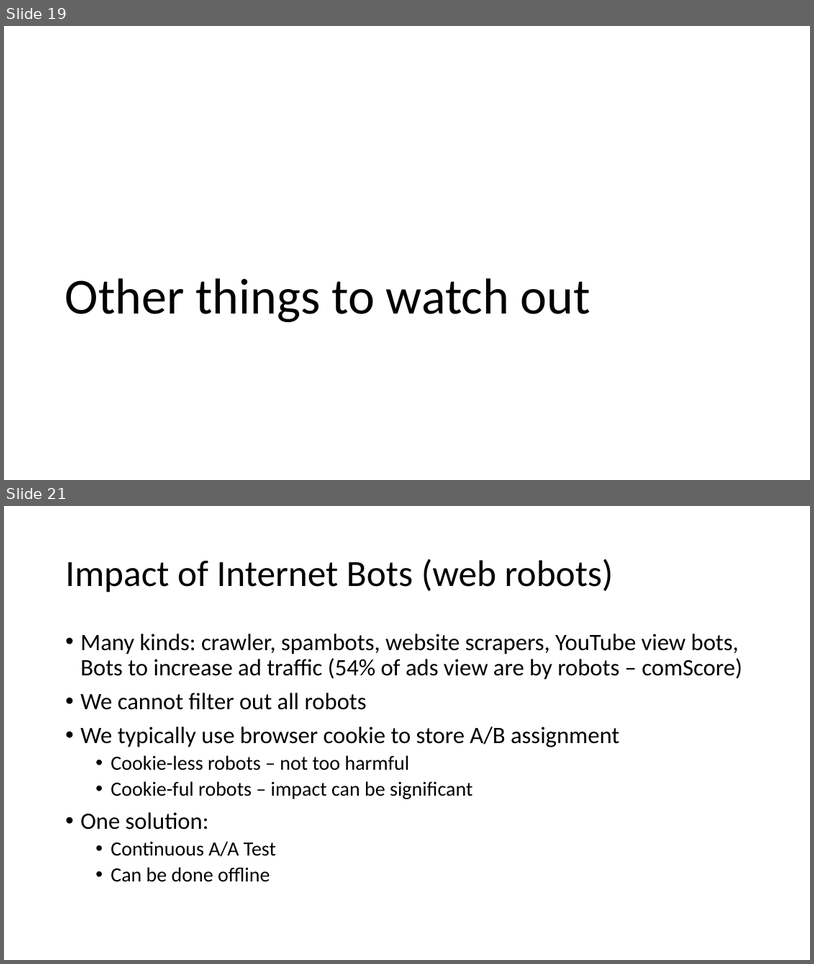
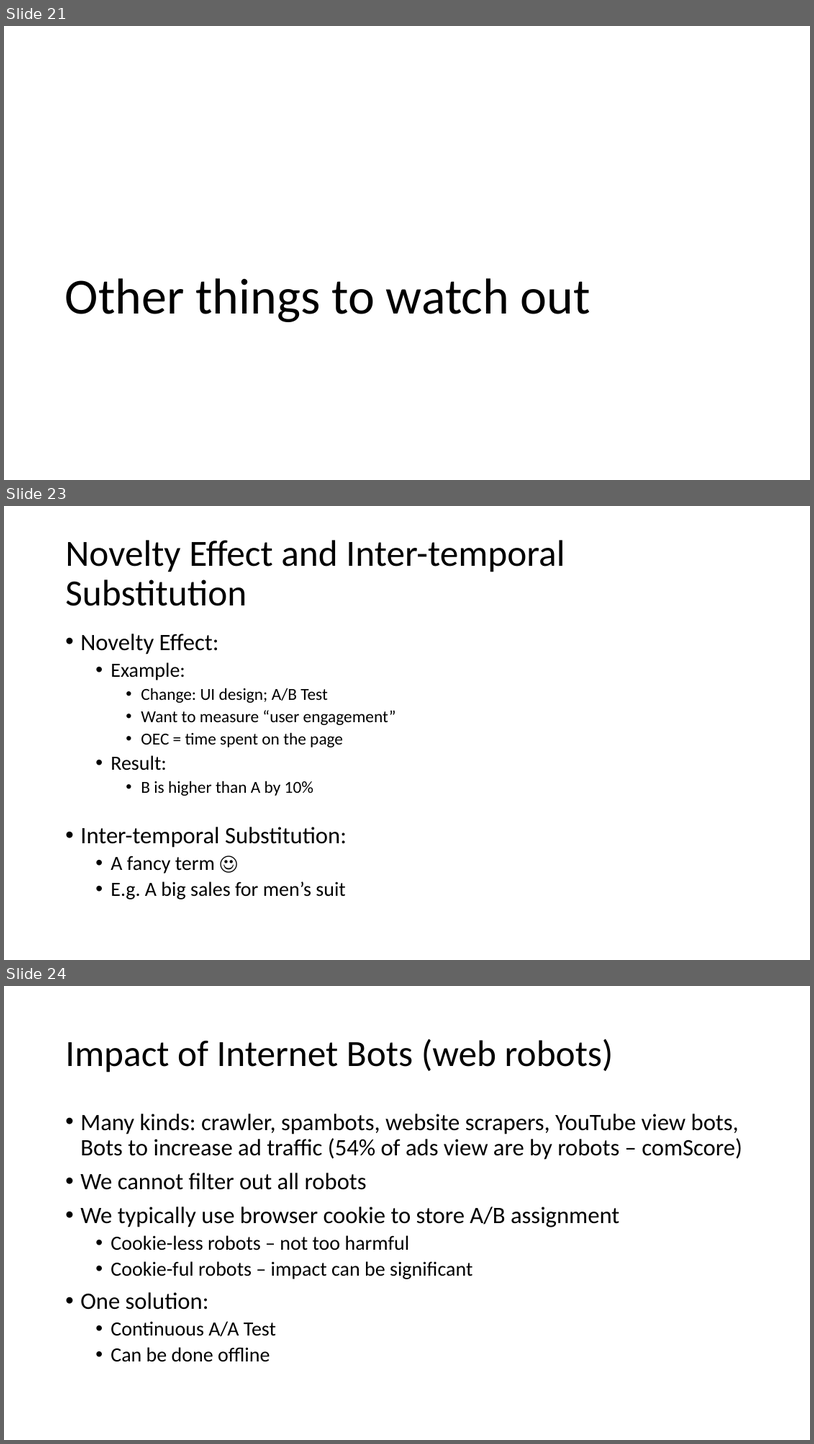
Before and after one commit to patng323/learn, a slide deck: FieldExperiments/AB Testing.pptx. Shown one above the other, each under a label of ours: slides 19 and 21 before the commit, slides 21, 23 and 24 after it; the slides between them are not shown. The pictures are 814x964 and 814x1444 pixels, drawn with LibreOffice and Linux fonts; fonts in the diff are those of the drawing. Boxes give left, top, right and bottom in pixels: in the first picture for what was removed or moved away, otherwise in the second. Text is boxed around its words. In the diff, an @@ line names an element or a change of style, - is before the commit and + after.

```diff
--- a/FieldExperiments/AB Testing.pptx
+++ b/FieldExperiments/AB Testing.pptx
@@ slide 23 added at [4, 506, 810, 960], background #FFFFFF @@
@@ title added at [65, 540, 565, 606], 44 pt, text #000000 @@
+Novelty Effect and Inter-temporal Substitution
@@ text added at [80, 633, 396, 899], 20 pt, text #000000 @@
+• Novelty Effect:
+  • Example:
+    • Change: UI design; A/B Test
+    • Want to measure “user engagement”
+    • OEC = time spent on the page
+  • Result:
+    • B is higher than A by 10%
+• Inter-temporal Substitution:
+  • A fancy term ☺
+  • E.g. A big sales for men’s suit
@@ what was slide 19 is now slide 21 @@
@@ what was slide 21 is now slide 24 @@
```
Also in this commit, not shown: 1 slide changed, 2 other slides added.
